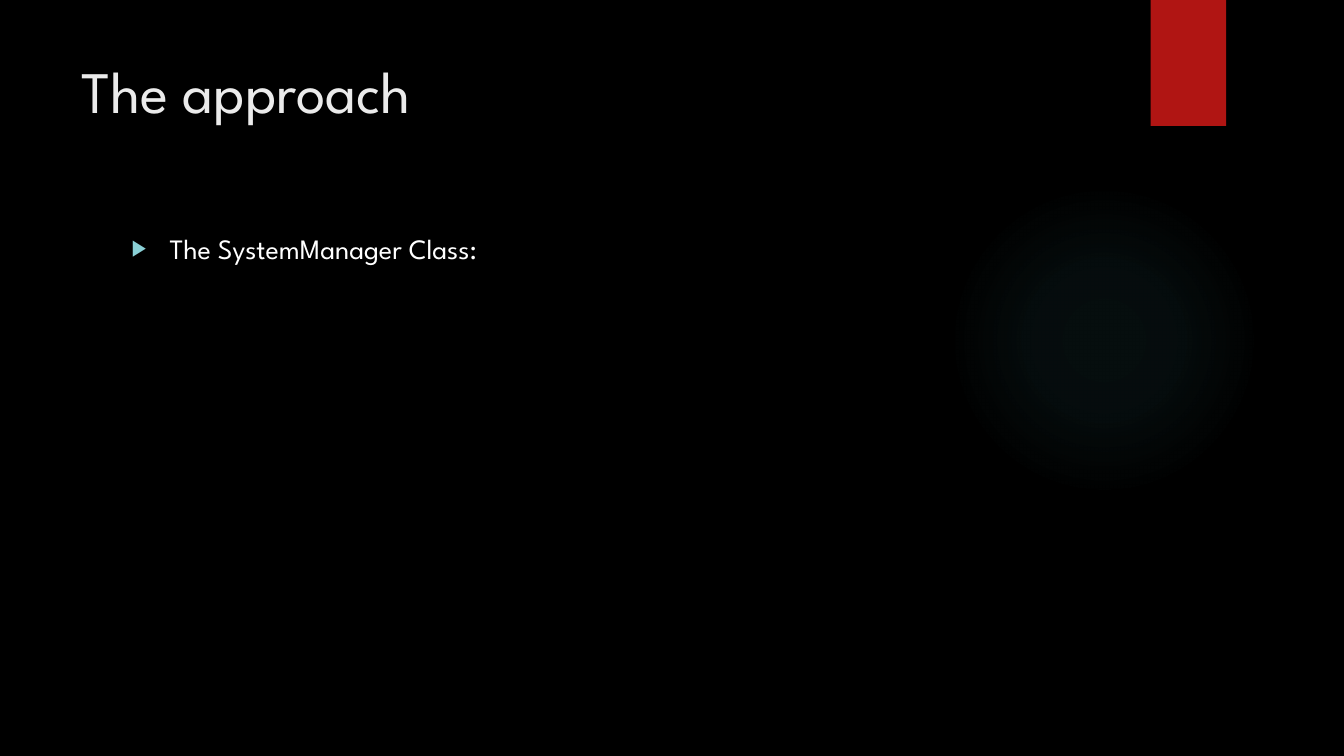
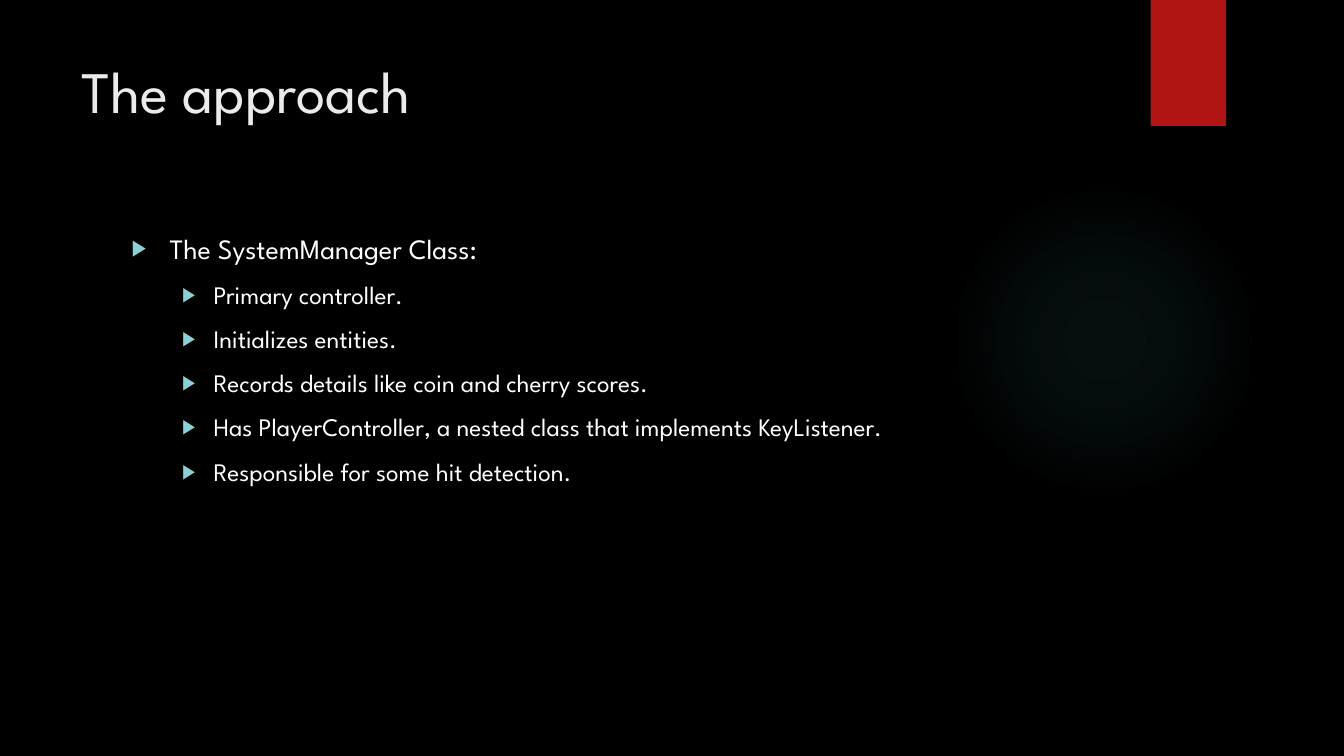
Before and after one commit to DrewMichel/MCC-CS-113-Group-Project, a slide deck: slide 7 of CS 113 Final Project.pptx. Drawn at 1344x756 pixels with LibreOffice and Linux fonts; fonts in the diff are those of the drawing; background and template pictures are left out. Boxes give left, top, right and bottom in pixels: in the first picture for what was removed or moved away, otherwise in the second. Text is boxed around its words. In the diff, an @@ line names an element or a change of style, - is before the commit and + after.

Commit message:
Stated in previous push: Using hashmaps on pacman. Pushing presentation.  At about 15 pages.  Have a look and add any difficulties or things of interest you encountered (between the approach and the result section, preferably)

```diff
--- a/CS 113 Final Project.pptx
+++ b/CS 113 Final Project.pptx
@@ text at bbox=[214, 286, 882, 487]: paragraphs added @@
+  ▶ Primary controller.
+  ▶ Initializes entities.
+  ▶ Records details like coin and cherry scores.
+  ▶ Has PlayerController, a nested class that implements KeyListener.
+  ▶ Responsible for some hit detection.
```
Also in this commit, not shown: 5 slides added, 1 other file.
